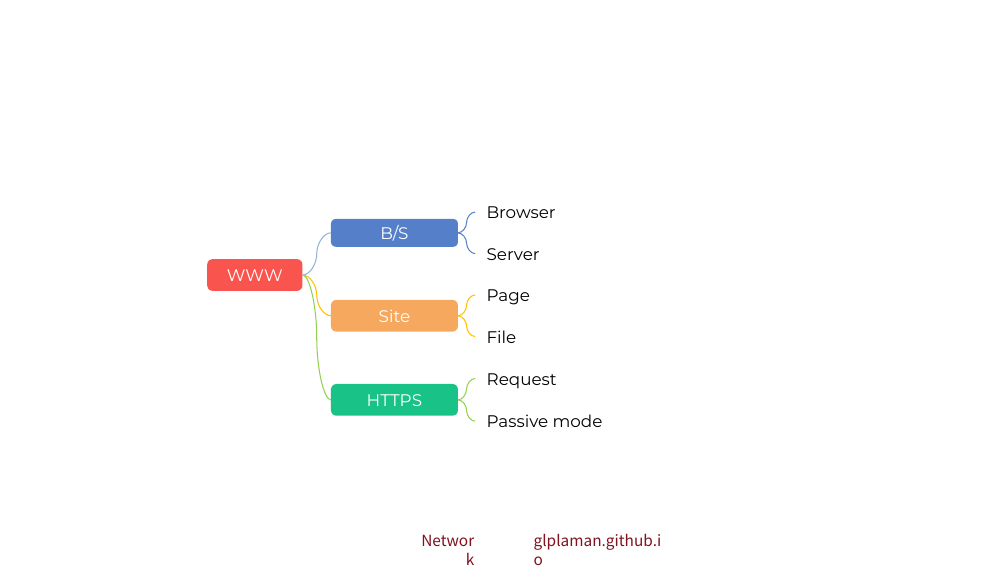
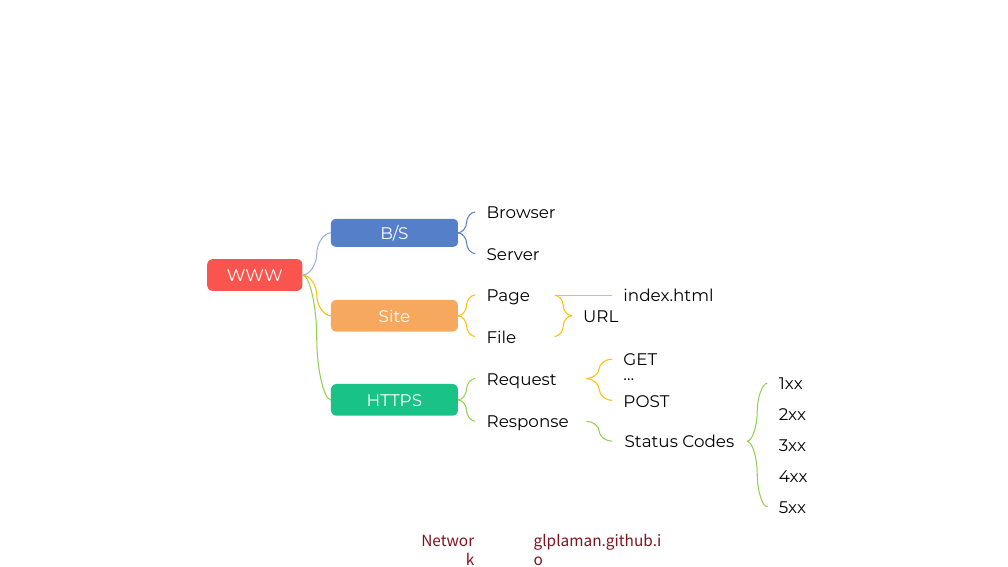
Before and after one commit to glplaman/glplaman.github.io, a slide deck: slide 55 of network/ppt/chap6.pptx. Drawn at 1008x567 pixels with LibreOffice and Linux fonts; fonts in the diff are those of the drawing; background and template pictures are left out. Boxes give left, top, right and bottom in pixels: in the first picture for what was removed or moved away, otherwise in the second. Text is boxed around its words. In the diff, an @@ line names an element or a change of style, - is before the commit and + after.

```diff
--- a/network/ppt/chap6.pptx
+++ b/network/ppt/chap6.pptx
@@ curved line added from (572, 316) to (554, 295), #FFC000 0.75 pt @@
@@ line added from (612, 295) to (554, 295), #FFC000 0.75 pt @@
@@ text added at bbox=[623, 288, 713, 301], 12 pt, text #000000 @@
+index.html
@@ curved line added from (554, 337) to (572, 316), #FFC000 0.75 pt @@
@@ text added at bbox=[583, 310, 618, 322], 12 pt, text #000000 @@
+URL
@@ curved line added from (587, 379) to (612, 359), #FFC000 0.75 pt @@
@@ text added at bbox=[612, 358, 691, 388], 12 pt, text #000000 @@
+…
@@ text added at bbox=[623, 353, 657, 365], 12 pt, text #000000 @@
+GET
@@ curved line added from (612, 400) to (587, 379), #FFC000 0.75 pt @@
@@ curved line added from (747, 442) to (767, 383), #92D050 0.75 pt @@
@@ text added at bbox=[779, 377, 803, 389], 12 pt, text #000000 @@
+1xx
@@ text at bbox=[487, 415, 569, 431]: text changed @@
-Passive mode
+Response
@@ text added at bbox=[623, 395, 669, 407], 12 pt, text #000000 @@
+POST
@@ text added at bbox=[779, 408, 806, 420], 12 pt, text #000000 @@
+2xx
@@ curved line added from (612, 442) to (587, 421), #92D050 0.75 pt @@
@@ text added at bbox=[625, 434, 734, 447], 12 pt, text #000000 @@
+Status Codes
@@ curved line added from (767, 507) to (747, 442), #92D050 0.75 pt @@
@@ text added at bbox=[779, 439, 806, 451], 12 pt, text #000000 @@
+3xx
@@ text added at bbox=[779, 470, 808, 482], 12 pt, text #000000 @@
+4xx
@@ text added at bbox=[779, 501, 806, 513], 12 pt, text #000000 @@
+5xx
```
Also in this commit, not shown: 6 other slides changed, 5 slides added, 14 other files.
